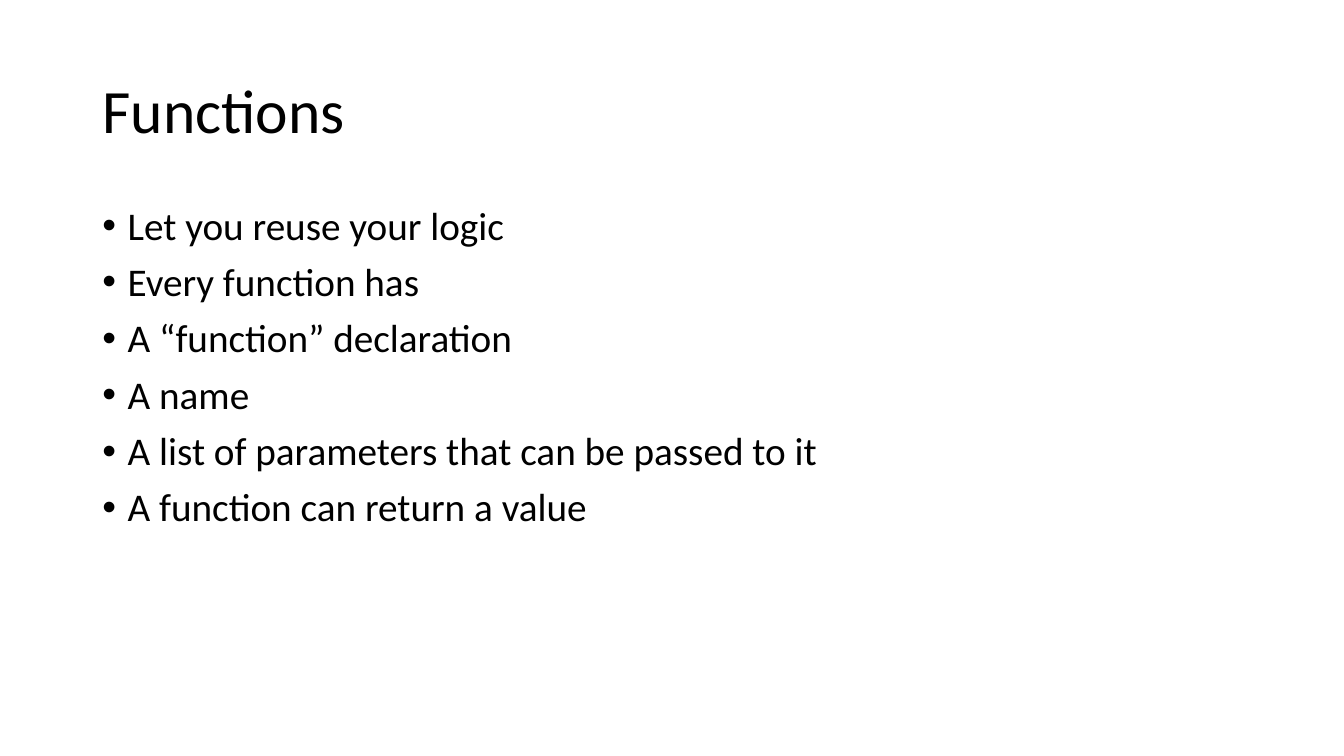
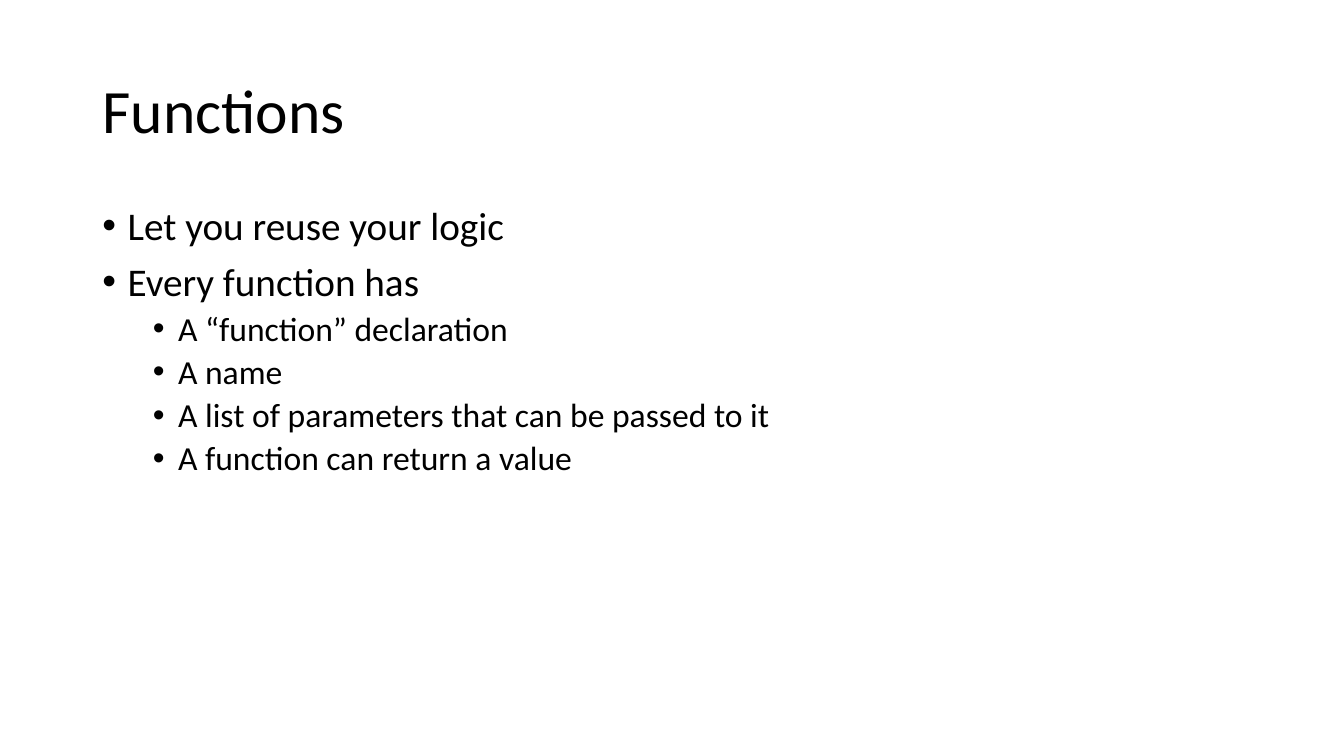
Before and after one commit to saorsa/php-course-excercises, a slide deck: slide 28 of Presentations/PHP Course.pptx (slide 30 before the commit). Drawn at 1344x756 pixels with LibreOffice and Linux fonts; fonts in the diff are those of the drawing. Boxes give left, top, right and bottom in pixels: in the first picture for what was removed or moved away, otherwise in the second. Text is boxed around its words. In the diff, an @@ line names an element or a change of style, - is before the commit and + after.

```diff
--- a/Presentations/PHP Course.pptx
+++ b/Presentations/PHP Course.pptx
@@ text at (178,317,769,471): size 28 to 24 pt in "A “function” declaration", "A name", "A list of parameters that can be ...", "A function can return a value"; list level 1 to 2 in "A “function” declaration"; list level 1 to 2 in "A name"; list level 1 to 2 in "A list of parameters that ..."; list level 1 to 2 in "A function can return a ..." @@
```
Also in this commit, not shown: 4 other slides changed, 5 slides added, 2 slides removed, 6 other files.
